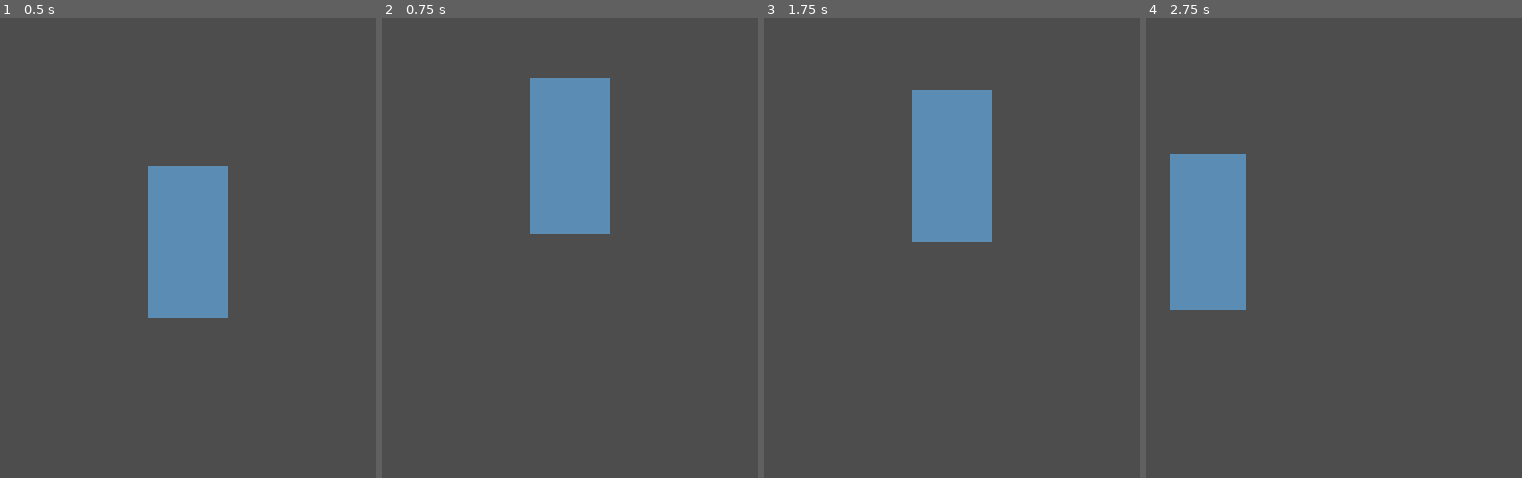
Above: before the commit, frames 1-4 (left to right).
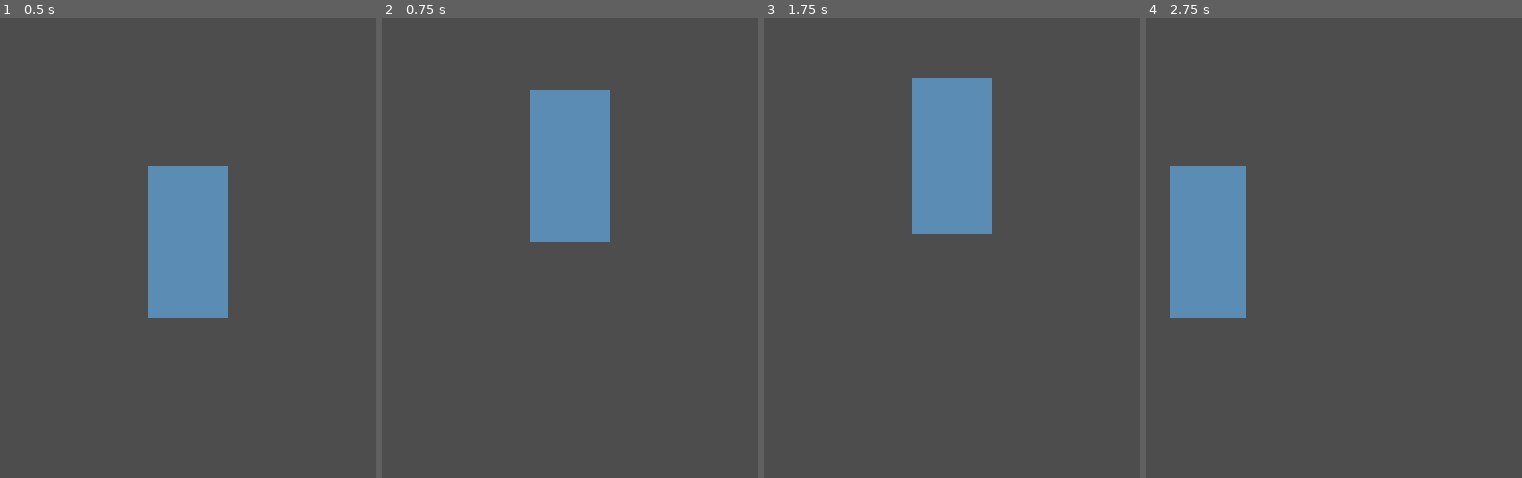
Above: after the commit, the same moments.

Repository: OletheOne/moonhaven
Game: Godot game, scene res://scenes/world/cottage_exterior.tscn
The game is run twice, just before and just after one commit, with the same random seed, the same clock (stepped at 60 frames per second) and the same inputs. Before the commit the project starts from res://scenes/world/cottage_interior.tscn.
Inputs:
- Up to frame 1 (0.5 s): no input
- Up to frame 2 (0.75 s): tap Enter (ui_accept) at 0.5 s; hold W (move_up) from 0.53 s (still down); hold Shift (run) from 0.53 s (still down)
- Up to frame 3 (1.75 s): keep holding W (move_up); tap Enter (ui_accept) at 0.77, 1.52 s; release Shift (run) at 1.28 s; tap Shift (run) at 1.35 s
- Up to frame 4 (2.75 s): release W (move_up) at 2.03 s; hold A (move_left) from 2.03 s (still down); hold Shift (run) from 2.03 s (still down); tap F at 2.1 s

Frame 1 is identical in both runs. In frame 2, 0.9% of the frame differs, in the area x 39-61%, y 13-49%; in frame 3, 0.9%; in frame 4, 0.9%.
Error after the commit: Parse Error: Expected ":" after "for" condition. (res://scripts/world/cottage_exterior.gd:56)

Commit message:
T-05
Co-authored-by: Cursor <cursoragent@cursor.com>

Diff:
--- /dev/null
+++ b/art/sprites/tiles/cottage_exterior_tileset.tres
@@ -0,0 +1,21 @@
+[gd_resource type="TileSet" load_steps=2 format=3 uid="uid://cottage_exterior_tileset"]
+
+[ext_resource type="Texture2D" path="res://art/sprites/tiles/cottage_exterior_atlas.png" id="1_atlas"]
+
+[sub_resource type="TileSetAtlasSource" id="TileSetAtlasSource_exterior"]
+texture = ExtResource("1_atlas")
+texture_region_size = Vector2i(16, 16)
+0:0/0 = 0
+1:0/0 = 0
+1:0/0/physics_layer_0/polygon_0/points = PackedVector2Array(-8, -8, 8, -8, 8, 8, -8, 8)
+2:0/0 = 0
+3:0/0 = 0
+4:0/0 = 0
+4:0/0/physics_layer_0/polygon_0/points = PackedVector2Array(-8, -8, 8, -8, 8, 8, -8, 8)
+5:0/0 = 0
+
+[resource]
+tile_size = Vector2i(16, 16)
+physics_layer_0/collision_layer = 1
+physics_layer_0/collision_mask = 1
+sources/0 = SubResource("TileSetAtlasSource_exterior")
--- a/project.godot
+++ b/project.godot
@@ -15,7 +15,7 @@
 [application]
 
 config/name="Moonhaven"
-run/main_scene="res://scenes/world/cottage_interior.tscn"
+run/main_scene="res://scenes/world/cottage_exterior.tscn"
 config/features=PackedStringArray("4.6", "Forward Plus")
 config/icon="res://icon.svg"
 
--- /dev/null
+++ b/scenes/world/cottage_exterior.tscn
@@ -0,0 +1,40 @@
+[gd_scene load_steps=5 format=3 uid="uid://cottage_exterior_scene"]
+
+[ext_resource type="Script" path="res://scripts/world/cottage_exterior.gd" id="1_exterior"]
+[ext_resource type="TileSet" uid="uid://cottage_exterior_tileset" path="res://art/sprites/tiles/cottage_exterior_tileset.tres" id="2_tileset"]
+[ext_resource type="PackedScene" uid="uid://player_scene" path="res://scenes/player/player.tscn" id="3_player"]
+
+[sub_resource type="RectangleShape2D" id="RectangleShape2D_door"]
+size = Vector2(32, 16)
+
+[node name="CottageExterior" type="Node2D"]
+script = ExtResource("1_exterior")
+
+[node name="TileMap" type="TileMap" parent="."]
+tile_set = ExtResource("2_tileset")
+format = 2
+
+[node name="Ground" type="TileMapLayer" parent="TileMap"]
+
+[node name="Decoration" type="TileMapLayer" parent="TileMap"]
+z_index = 1
+
+[node name="Collision" type="TileMapLayer" parent="TileMap"]
+z_index = 2
+
+[node name="from_interior" type="Marker2D" parent="."]
+position = Vector2(232, 256)
+
+[node name="PlayerSpawn" type="Marker2D" parent="."]
+position = Vector2(232, 280)
+
+[node name="Player" parent="." instance=ExtResource("3_player")]
+position = Vector2(232, 280)
+
+[node name="DoorZone" type="Area2D" parent="."]
+position = Vector2(232, 232)
+collision_layer = 0
+collision_mask = 1
+
+[node name="CollisionShape2D" type="CollisionShape2D" parent="DoorZone"]
+shape = SubResource("RectangleShape2D_door")
--- /dev/null
+++ b/scripts/world/cottage_exterior.gd
@@ -0,0 +1,128 @@
+@tool
+extends Node2D
+
+const MAP_SIZE := 30
+const SOURCE_ID := 0
+
+const TILE_GRASS := Vector2i(0, 0)
+const TILE_COTTAGE := Vector2i(1, 0)
+const TILE_DIRT := Vector2i(2, 0)
+const TILE_ROAD := Vector2i(3, 0)
+const TILE_TREE := Vector2i(4, 0)
+const TILE_DECORATION := Vector2i(5, 0)
+
+const COTTAGE_ORIGIN := Vector2i(12, 10)
+const COTTAGE_SIZE := Vector2i(6, 5)
+const DOOR_CELLS: Array[Vector2i] = [Vector2i(14, 14), Vector2i(15, 14)]
+
+const FARM_ORIGIN := Vector2i(5, 12)
+const FARM_SIZE := 5
+
+const ROAD_X_TILES: Array[int] = [14, 15]
+
+@onready var ground_layer: TileMapLayer = $TileMap/Ground
+@onready var decoration_layer: TileMapLayer = $TileMap/Decoration
+@onready var collision_layer: TileMapLayer = $TileMap/Collision
+@onready var door_zone: Area2D = $DoorZone
+
+
+func _ready() -> void:
+	_build_exterior()
+
+	if not Engine.is_editor_hint():
+		door_zone.body_entered.connect(_on_door_zone_body_entered)
+
+
+func _build_exterior() -> void:
+	if ground_layer == null or decoration_layer == null or collision_layer == null:
+		return
+
+	ground_layer.clear()
+	decoration_layer.clear()
+	collision_layer.clear()
+
+	for x in MAP_SIZE:
+		for y in MAP_SIZE:
+			_set_tile(ground_layer, Vector2i(x, y), TILE_GRASS)
+
+	_paint_farm_plot()
+	_paint_road()
+	_paint_cottage()
+	_paint_edge_trees()
+	_paint_edge_decorations()
+
+
+func _paint_farm_plot() -> void:
+	for x in FARM_ORIGIN.x until FARM_ORIGIN.x + FARM_SIZE:
+		for y in FARM_ORIGIN.y until FARM_ORIGIN.y + FARM_SIZE:
+			_set_tile(ground_layer, Vector2i(x, y), TILE_DIRT)
+
+
+func _paint_road() -> void:
+	for y in COTTAGE_ORIGIN.y + COTTAGE_SIZE.y - 1 until MAP_SIZE:
+		for road_x in ROAD_X_TILES:
+			_set_tile(ground_layer, Vector2i(road_x, y), TILE_ROAD)
+
+
+func _paint_cottage() -> void:
+	for x in COTTAGE_ORIGIN.x until COTTAGE_ORIGIN.x + COTTAGE_SIZE.x:
+		for y in COTTAGE_ORIGIN.y until COTTAGE_ORIGIN.y + COTTAGE_SIZE.y:
+			var cell := Vector2i(x, y)
+			var is_door := cell in DOOR_CELLS
+
+			_set_tile(decoration_layer, cell, TILE_COTTAGE)
+			if not is_door:
+				_set_tile(collision_layer, cell, TILE_COTTAGE)
+
+
+func _paint_edge_trees() -> void:
+	for x in MAP_SIZE:
+		_set_tree(Vector2i(x, 0))
+		_set_tree(Vector2i(x, MAP_SIZE - 1))
+
+	for y in range(1, MAP_SIZE - 1):
+		_set_tree(Vector2i(0, y))
+		_set_tree(Vector2i(MAP_SIZE - 1, y))
+
+
+func _paint_edge_decorations() -> void:
+	var decoration_spots: Array[Vector2i] = [
+		Vector2i(2, 2), Vector2i(27, 2), Vector2i(2, 27), Vector2i(27, 27),
+		Vector2i(8, 3), Vector2i(22, 6), Vector2i(3, 20), Vector2i(26, 22),
+	]
+
+	for spot in decoration_spots:
+		if not _is_cottage_cell(spot) and not _is_farm_cell(spot):
+			_set_tile(decoration_layer, spot, TILE_DECORATION)
+
+
+func _set_tree(cell: Vector2i) -> void:
+	_set_tile(decoration_layer, cell, TILE_TREE)
+	_set_tile(collision_layer, cell, TILE_TREE)
+
+
+func _is_cottage_cell(cell: Vector2i) -> bool:
+	return (
+		cell.x >= COTTAGE_ORIGIN.x
+		and cell.x < COTTAGE_ORIGIN.x + COTTAGE_SIZE.x
+		and cell.y >= COTTAGE_ORIGIN.y
+		and cell.y < COTTAGE_ORIGIN.y + COTTAGE_SIZE.y
+	)
+
+
+func _is_farm_cell(cell: Vector2i) -> bool:
+	return (
+		cell.x >= FARM_ORIGIN.x
+		and cell.x < FARM_ORIGIN.x + FARM_SIZE
+		and cell.y >= FARM_ORIGIN.y
+		and cell.y < FARM_ORIGIN.y + FARM_SIZE
+	)
+
+
+func _set_tile(layer: TileMapLayer, cell: Vector2i, atlas_coords: Vector2i) -> void:
+	layer.set_cell(cell, SOURCE_ID, atlas_coords)
+
+
+func _on_door_zone_body_entered(body: Node2D) -> void:
+	if body.is_in_group("player"):
+		print("Cottage door zone entered")
Binary file added: art/sprites/tiles/cottage_exterior_atlas.png
Not shown, changed: ASSETS.md
